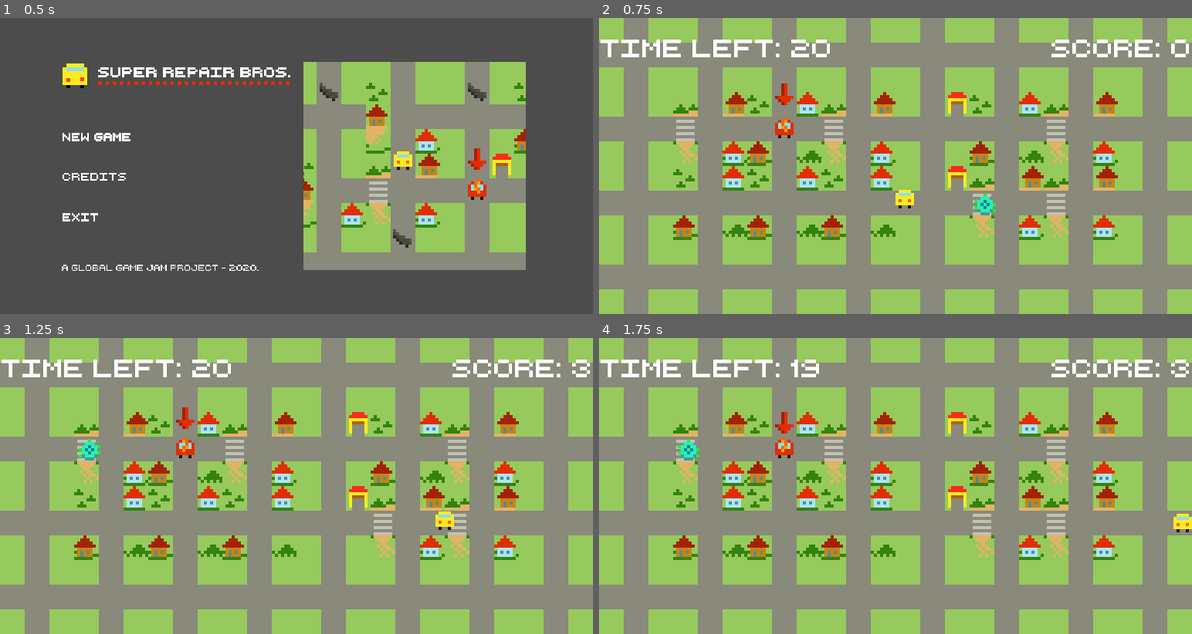
Above: before the commit, frames 1-4 (two rows, left to right).
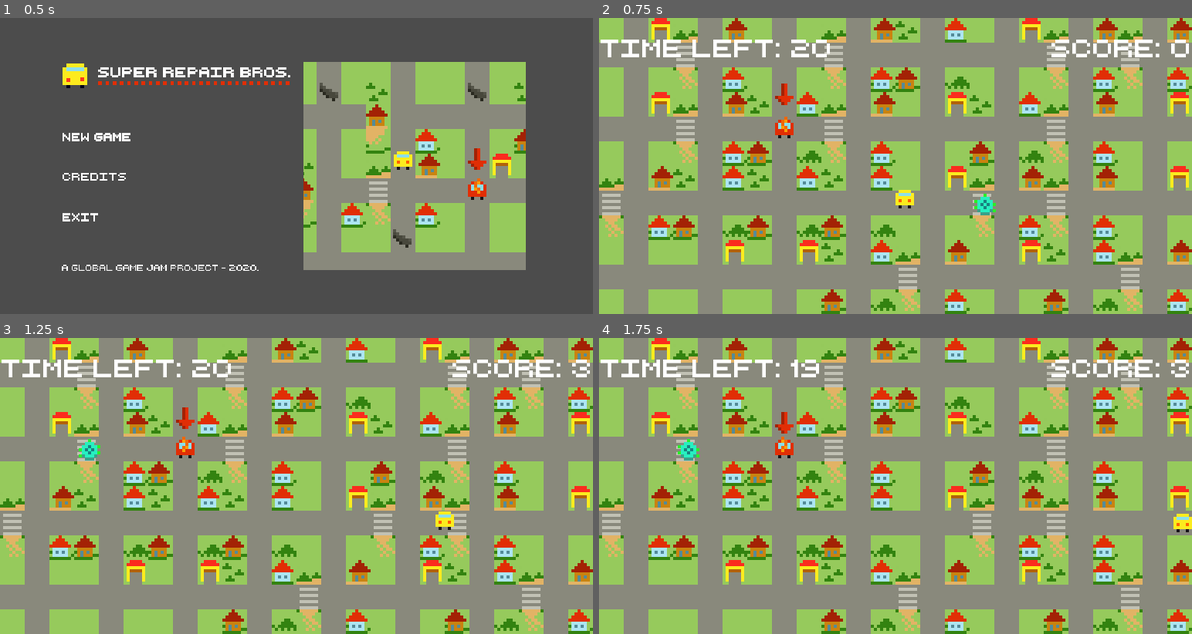
Above: after the commit, the same moments.

Repository: super-repair-bros/super-repair-bros
Game: Godot game, scene res://Scenes/TitleScreen/TitleScreen.tscn
Two runs of this game, one before a commit and one after it. Both use one fixed random seed, a clock stepped at 60 frames per second and the inputs below.
Inputs (mouse positions are in pixels of both pictures, inside the frame that each line leads up to):
- Up to frame 1 (0.5 s): no input
- Up to frame 2 (0.75 s): click (776, 136) at 0.5 s
- Up to frame 3 (1.25 s): no input
- Up to frame 4 (1.75 s): move the mouse to (1025, 471) at 1.27 s; press the mouse at (1025, 471) at 1.28 s; hold D (right) from 1.28 s (still down)

Frame 1 is identical in both runs. In frame 2, 9.1% of the frame differs, in the area x 0-100%, y 0-100%; in frame 3, 9.1%; in frame 4, 9.1%.

Commit message:
Randomize border cells too

Diff:
--- a/Scenes/level/tiles.gd
+++ b/Scenes/level/tiles.gd
@@ -10,16 +10,17 @@
 
 # Called when the node enters the scene tree for the first time.
 func _ready():
+	randomize()
+
 	# First draw the border
 	for lvlx in range(0, levelwidht):
-		set_cell(lvlx, 0, 0)
-		set_cell(lvlx, levelheight - 1, 0)
+		set_cell(lvlx, 0, get_random_border())
+		set_cell(lvlx, levelheight - 1, get_random_border())
 
 	for lvly in range(1, levelheight - 1):
-		set_cell(0, lvly, 0)
-		set_cell(levelwidht - 1, lvly, 0)
+		set_cell(0, lvly, get_random_border())
+		set_cell(levelwidht - 1, lvly, get_random_border())
 
-	randomize()
 	for lvlx in range(1, levelwidht - 1):
 		for lvly in range(1, levelheight - 1):
 			var percent = randi() % 99 + 1
@@ -52,3 +53,9 @@
 func _input(event):
 	if event.is_action_pressed("ui_cancel"):
 		get_tree().change_scene("res://Scenes/TitleScreen/TitleScreen.tscn")
+
+func get_random_border():
+	var rand = randi() % 5;
+	while rand == 2:
+		rand = randi() % 5
+	return rand
